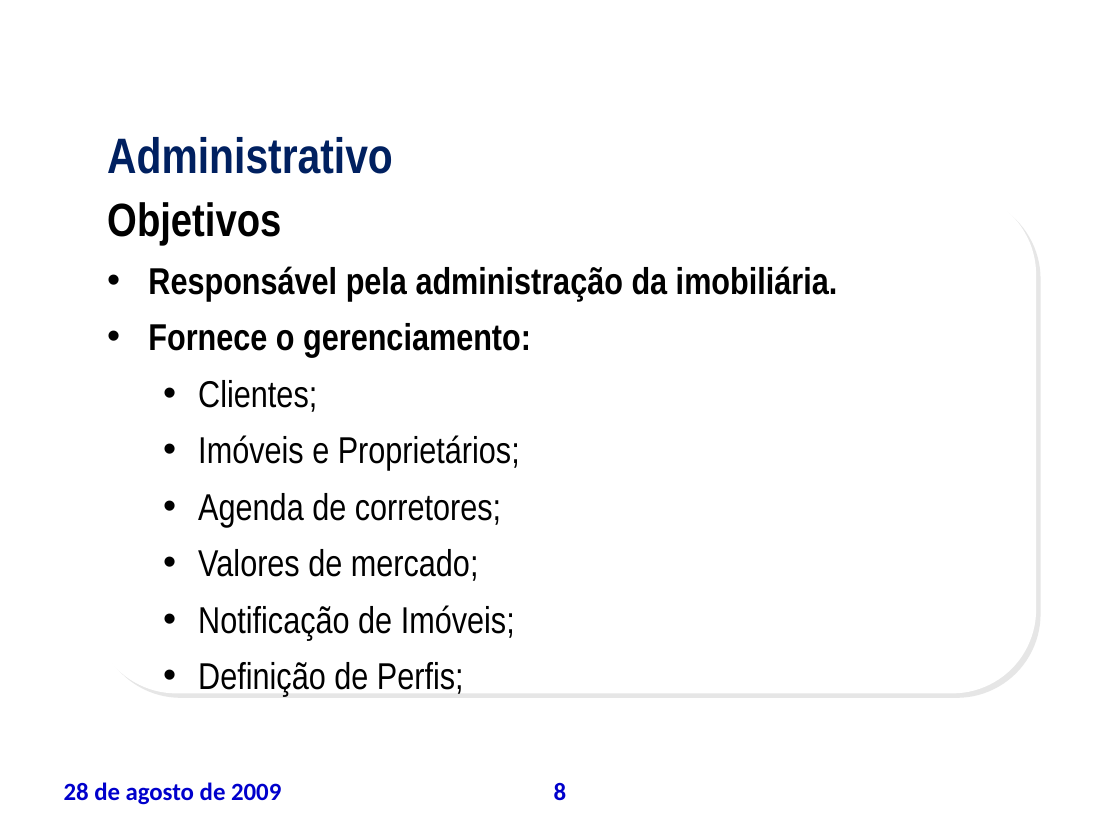
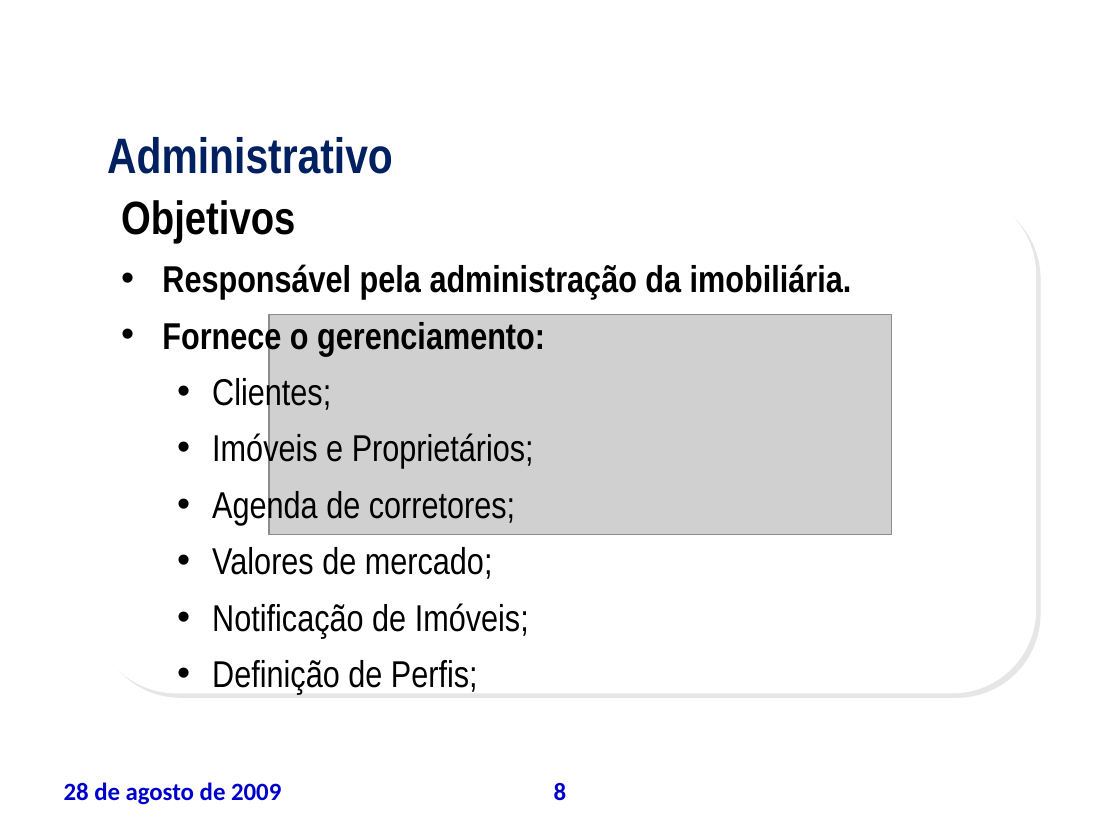
Before and after one commit to leoevaristo/psa20092, a slide deck: slide 8 of ARTEFATOS/TAP_apresentacao.ppt. Drawn at 1120x840 pixels with LibreOffice and Linux fonts; fonts in the diff are those of the drawing; grey boxes stand for pictures; background and template pictures are left out. Boxes give left, top, right and bottom in pixels: in the first picture for what was removed or moved away, otherwise in the second. Text is boxed around its words. In the diff, an @@ line names an element or a change of style, - is before the commit and + after.

```diff
--- a/ARTEFATOS/TAP_apresentacao.ppt
+++ b/ARTEFATOS/TAP_apresentacao.ppt
@@ text "Objetivos": place and size @@
-text "Objetivos" at bbox=[107, 202, 838, 696]
+text "Objetivos" at bbox=[121, 200, 852, 695]
@@ picture added at bbox=[269, 315, 892, 535] @@
```
Also in this commit, not shown: 18 other slides changed.
